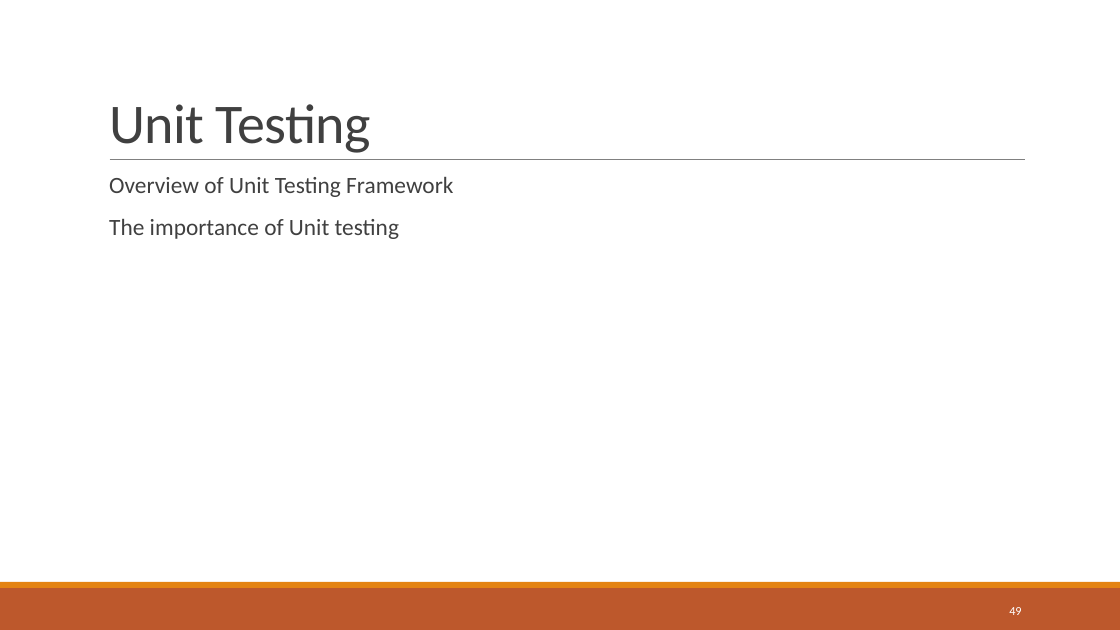
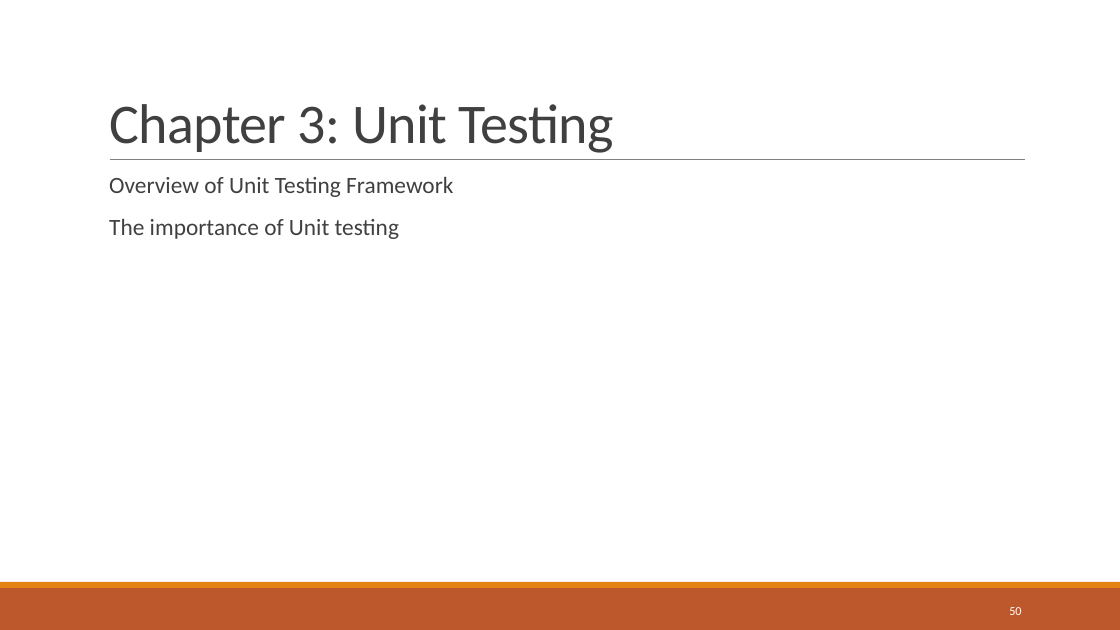
Before and after one commit to sbechtold/angularjs, a slide deck: slide 50 of materials/AngularJS.pptx (slide 49 before the commit). Drawn at 1120x630 pixels with LibreOffice and Linux fonts; fonts in the diff are those of the drawing. Boxes give left, top, right and bottom in pixels: in the first picture for what was removed or moved away, otherwise in the second. Text is boxed around its words. In the diff, an @@ line names an element or a change of style, - is before the commit and + after.

```diff
--- a/materials/AngularJS.pptx
+++ b/materials/AngularJS.pptx
@@ title at box(109, 104, 614, 153): text changed @@
-Unit Testing
+Chapter 3: Unit Testing
@@ page number at box(1009, 607, 1021, 615): text changed @@
-49
+50
```
Also in this commit, not shown: 11 other slides changed, 12 slides added, 10 slides removed, 16 other files.
